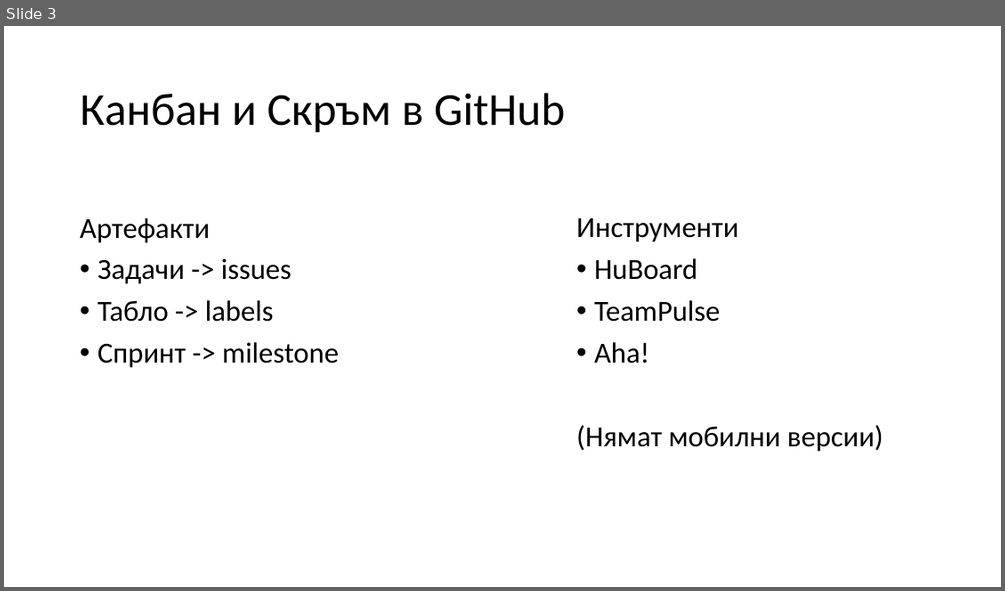
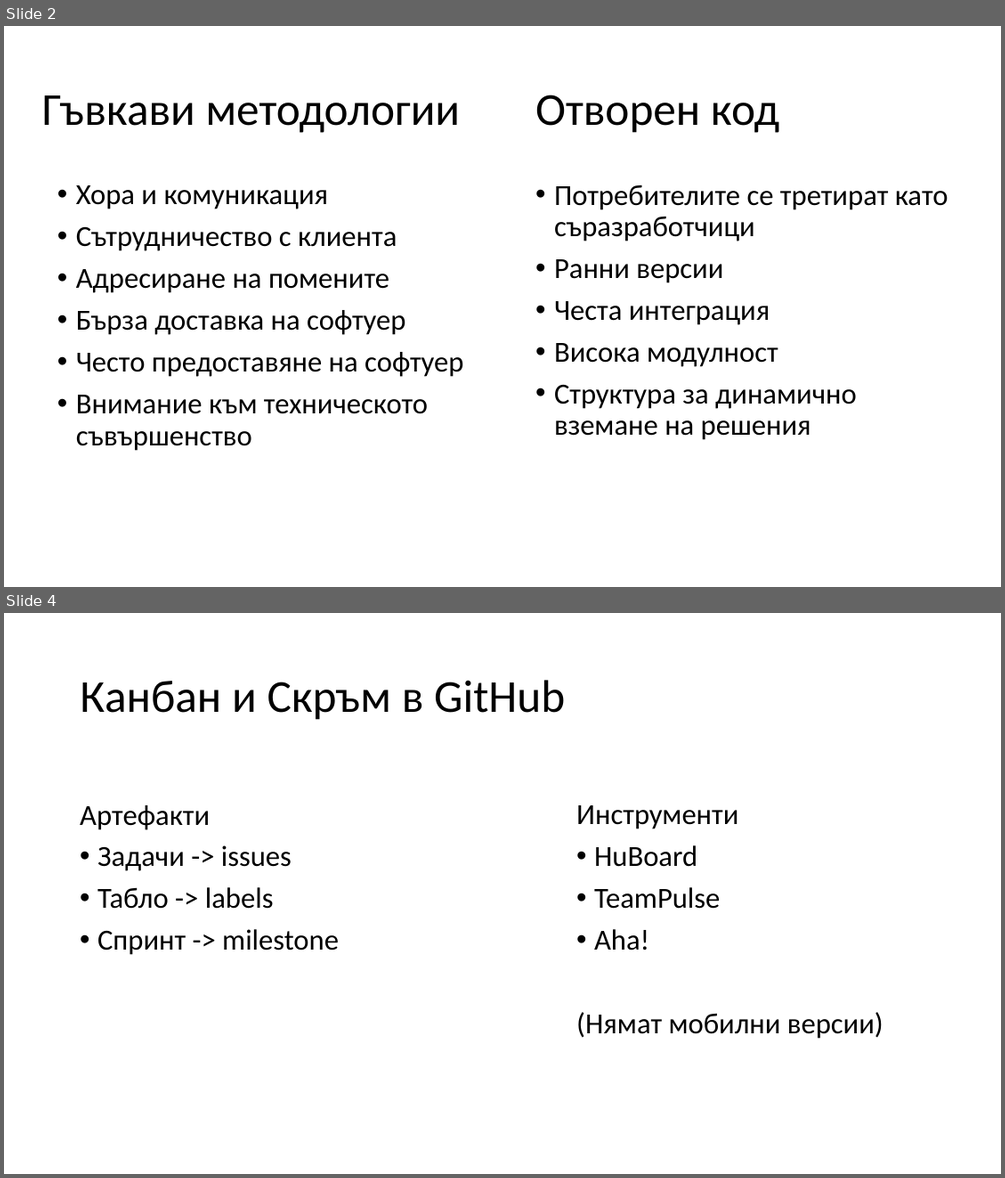
Before and after one commit to FireSt-dead/thesis, a slide deck: paperwork/presentation.ppt. Shown one above the other, each under a label of ours: slide 3 before the commit, slides 2 and 4 after it; the slides between them are not shown. The pictures are 1005x591 and 1005x1178 pixels, drawn with LibreOffice and Linux fonts; fonts in the diff are those of the drawing. Boxes give left, top, right and bottom in pixels: in the first picture for what was removed or moved away, otherwise in the second. Text is boxed around its words. In the diff, an @@ line names an element or a change of style, - is before the commit and + after.

```diff
--- a/paperwork/presentation.ppt
+++ b/paperwork/presentation.ppt
@@ slide 2 added at box(4, 26, 1001, 587), background #FFFFFF @@
@@ title added at box(42, 95, 461, 133), 44 pt, text #000000 @@
+Гъвкави методологии
@@ text added at box(535, 95, 779, 133), 44 pt, text #000000 @@
+Отворен код
@@ text added at box(76, 185, 463, 451), 28 pt, text #000000 @@
+• Хора и комуникация
+• Сътрудничество с клиента
+• Адресиране на помените
+• Бърза доставка на софтуер
+• Често предоставяне на софтуер
+• Внимание към техническото съвършенство
@@ text added at box(554, 184, 948, 440), 28 pt, text #000000 @@
+• Потребителите се третират като съразработчици
+• Ранни версии
+• Честа интеграция
+• Висока модулност
+• Структура за динамично вземане на решения
@@ what was slide 3 is now slide 4 @@
```
Also in this commit, not shown: 2 slides changed, 3 other slides added, 2 slides removed.
